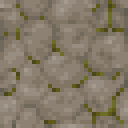
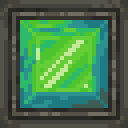
The second 128px x 128px image is a revision of the first. Changes to its layers:
showed group "Ore and Stones" (44 layers) over [0, 0, 128, 128]
added layer "emerald_block" in group "OreBlocks" over [0, 0, 128, 128]
added layer "diamond_block" in group "OreBlocks" over [0, 0, 128, 128]
added layer "redstone_block" in group "OreBlocks" over [0, 0, 128, 128]
showed "lapis_block" over [0, 0, 128, 128]
showed "EmeraldDense" over [12, 12, 116, 120]
showed "DiamondsDense" over [12, 12, 116, 120]
